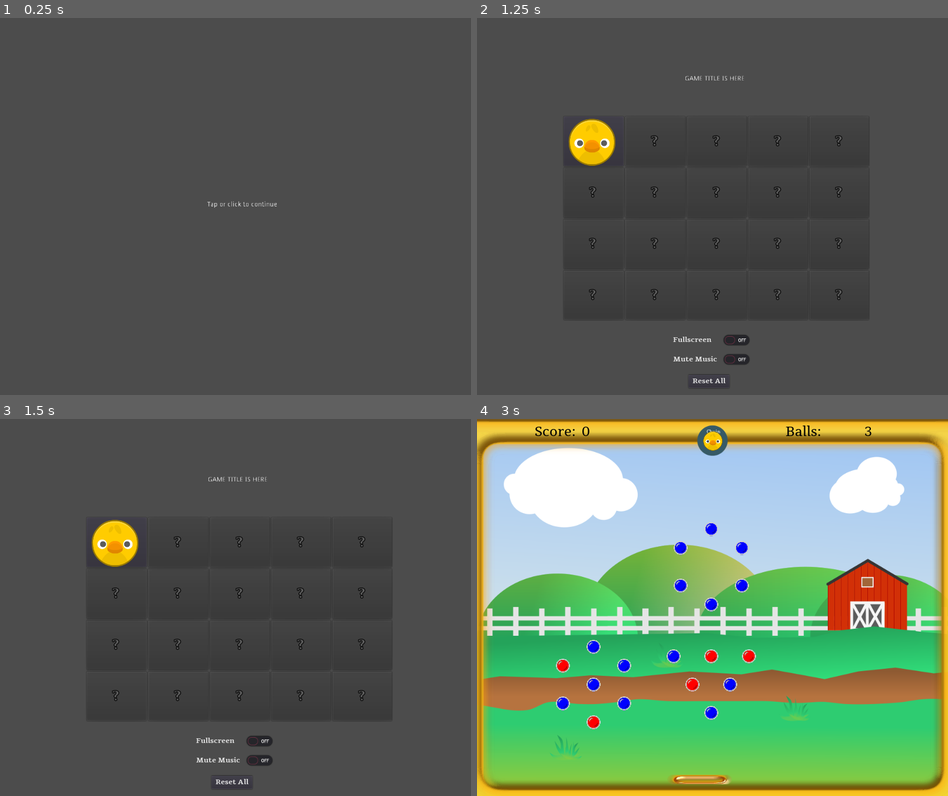
Above: before the commit, frames 1-4 (two rows, left to right).
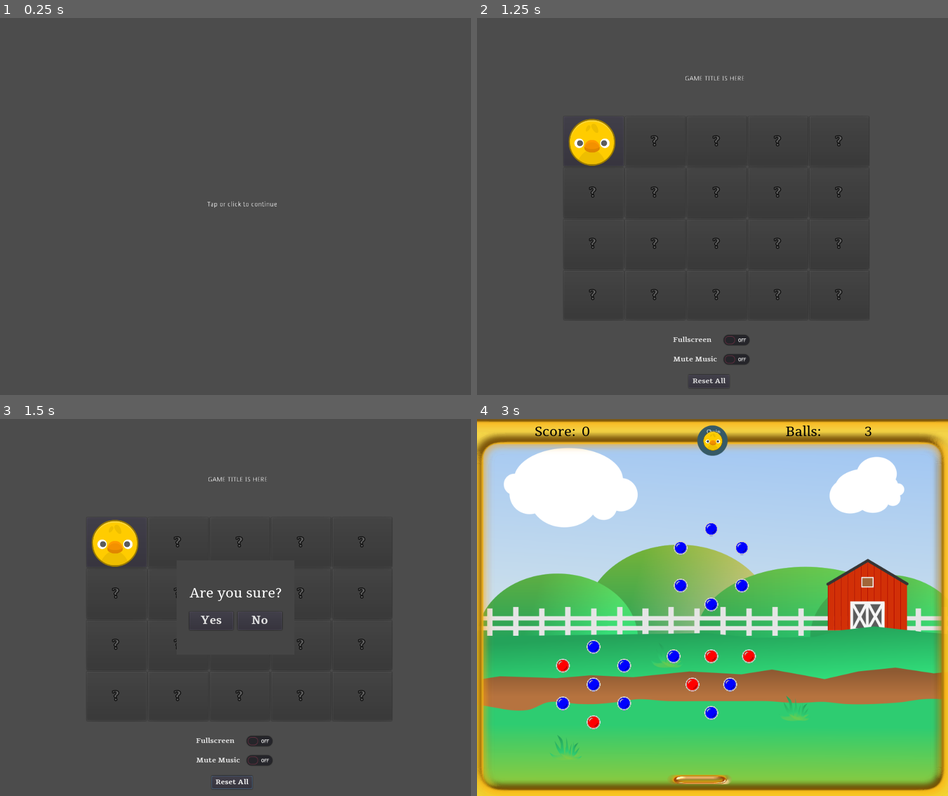
Above: after the commit, the same moments.

Repository: doctor-g/GGJ21
Game: Godot game, scene res://src/SplashScreen.tscn
Two runs of this game, one before a commit and one after it. Both use one fixed random seed, a clock stepped at 60 frames per second and the inputs below. Sound files missing from this copy of the repository are replaced by a short silence.
Inputs (mouse positions are in pixels of both pictures, inside the frame that each line leads up to):
- Up to frame 1 (0.25 s): no input
- Up to frame 2 (1.25 s): tap Enter at 0.5 s; move the mouse to (816, 187) at 0.52 s; click (816, 187) at 0.67 s
- Up to frame 3 (1.5 s): click "Reset All" at 1.25 s
- Up to frame 4 (3 s): click (688, 618) at 2 s, where only the run after the commit has a clickable "Yes"; click (594, 543) at 2.75 s

Frames 1-2 are identical in both runs. In frame 3, 0.4% of the frame differs, in the area x 37-60%, y 44-99%; in frame 4, nothing differs.

Commit message:
Show confirmation dialog before resetting

Diff:
--- /dev/null
+++ b/project/src/ConfirmationDialog.gd
@@ -0,0 +1,14 @@
+extends Control
+
+signal confirmed
+signal cancelled
+
+
+func _on_YesButton_pressed():
+	emit_signal("confirmed")
+	queue_free()
+
+
+func _on_NoButton_pressed():
+	emit_signal("cancelled")
+	queue_free()
--- /dev/null
+++ b/project/src/ConfirmationDialog.tscn
@@ -0,0 +1,84 @@
+[gd_scene load_steps=6 format=2]
+
+[ext_resource path="res://assets/fonts/Tienne-Bold.ttf" type="DynamicFontData" id=1]
+[ext_resource path="res://assets/fonts/Tienne-Regular.ttf" type="DynamicFontData" id=2]
+[ext_resource path="res://src/ConfirmationDialog.gd" type="Script" id=3]
+
+[sub_resource type="DynamicFont" id=1]
+size = 28
+font_data = ExtResource( 2 )
+
+[sub_resource type="DynamicFont" id=2]
+size = 24
+font_data = ExtResource( 1 )
+
+[node name="ConfirmationDialog" type="Control"]
+anchor_right = 1.0
+anchor_bottom = 1.0
+script = ExtResource( 3 )
+__meta__ = {
+"_edit_use_anchors_": false
+}
+
+[node name="ColorRect" type="ColorRect" parent="."]
+anchor_left = 0.5
+anchor_top = 0.5
+anchor_right = 0.5
+anchor_bottom = 0.5
+margin_left = -125.0
+margin_top = -100.0
+margin_right = 125.0
+margin_bottom = 100.0
+color = Color( 0.270588, 0.270588, 0.270588, 1 )
+__meta__ = {
+"_edit_use_anchors_": false
+}
+
+[node name="VBoxContainer" type="VBoxContainer" parent="."]
+anchor_left = 0.5
+anchor_top = 0.5
+anchor_right = 0.5
+anchor_bottom = 0.5
+margin_left = -98.5
+margin_top = -48.5
+margin_right = 98.5
+margin_bottom = 48.5
+custom_constants/separation = 20
+__meta__ = {
+"_edit_use_anchors_": false
+}
+
+[node name="Label" type="Label" parent="VBoxContainer"]
+margin_right = 197.0
+margin_bottom = 38.0
+custom_fonts/font = SubResource( 1 )
+text = "Are you sure?"
+align = 1
+
+[node name="HBoxContainer" type="HBoxContainer" parent="VBoxContainer"]
+margin_top = 58.0
+margin_right = 197.0
+margin_bottom = 97.0
+custom_constants/separation = 10
+__meta__ = {
+"_edit_use_anchors_": false
+}
+
+[node name="YesButton" type="Button" parent="VBoxContainer/HBoxContainer"]
+margin_right = 93.0
+margin_bottom = 39.0
+size_flags_horizontal = 3
+size_flags_vertical = 3
+custom_fonts/font = SubResource( 2 )
+text = "Yes"
+
+[node name="NoButton" type="Button" parent="VBoxContainer/HBoxContainer"]
+margin_left = 103.0
+margin_right = 197.0
+margin_bottom = 39.0
+size_flags_horizontal = 3
+size_flags_vertical = 3
+custom_fonts/font = SubResource( 2 )
+text = "No"
+[connection signal="pressed" from="VBoxContainer/HBoxContainer/YesButton" to="." method="_on_YesButton_pressed"]
+[connection signal="pressed" from="VBoxContainer/HBoxContainer/NoButton" to="." method="_on_NoButton_pressed"]
--- a/project/src/MainMenuScreen.gd
+++ b/project/src/MainMenuScreen.gd
@@ -4,6 +4,7 @@
 export var sprite_offset := Vector2(10,5)
 
 const BUTTON_FONT := preload("res://assets/fonts/qmark.tres")
+const _ConfirmationDialog := preload("res://src/ConfirmationDialog.tscn")
 
 var _music_bus_index := AudioServer.get_bus_index("Music")
 
@@ -49,5 +50,11 @@
 
 
 func _on_ResetButton_pressed():
+	var dialog := _ConfirmationDialog.instance()
+	dialog.connect("confirmed", self, "_on_ConfirmationDialog_confirmed")
+	add_child(dialog)
+
+
+func _on_ConfirmationDialog_confirmed():
 	GameState.reset_config()
 	get_tree().change_scene("res://src/MainMenuScreen.tscn")
